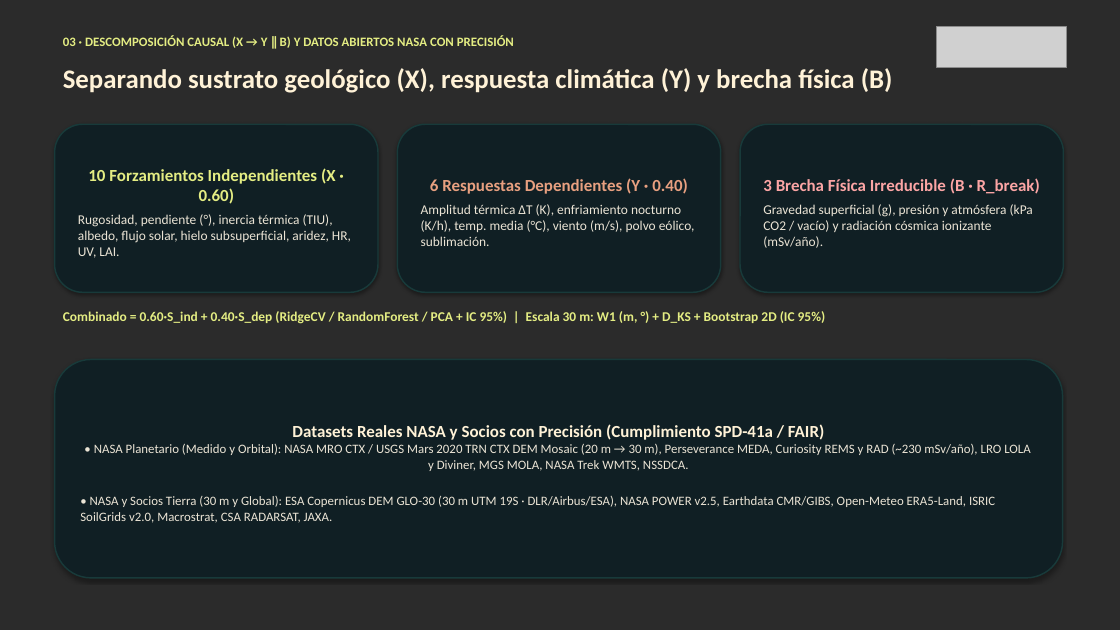
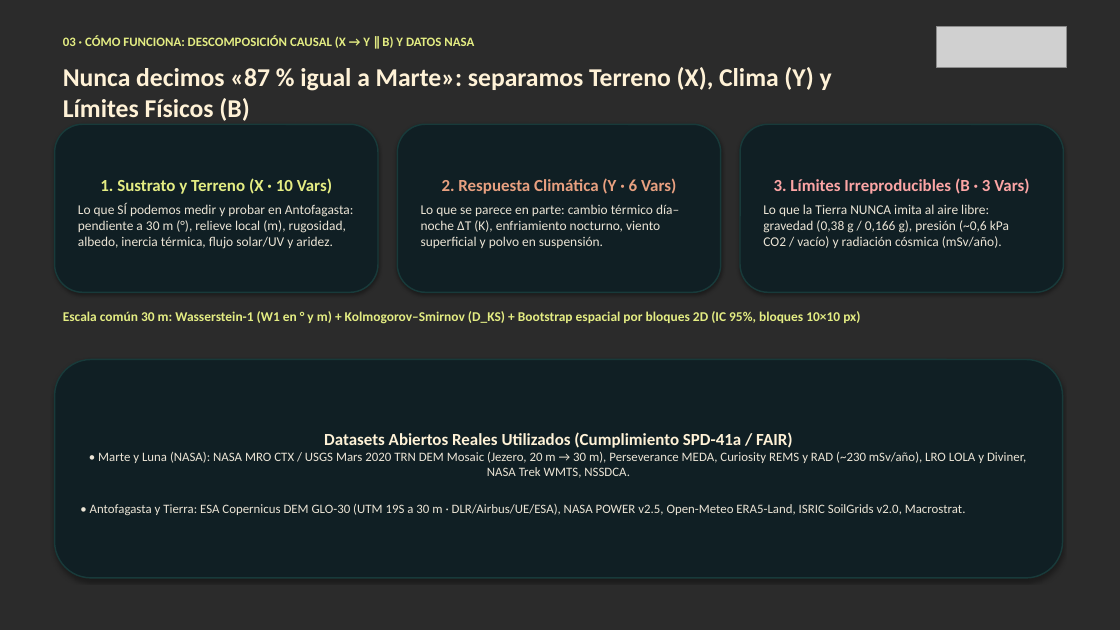
Before and after one commit to AnGeMoNs/Ckepi, a slide deck: slide 4 of docs/nehe/ckepi-pitch-es.pptx. Drawn at 1120x630 pixels with LibreOffice and Linux fonts; fonts in the diff are those of the drawing; grey boxes stand for pictures; background and template pictures are left out; a plain dark background stands for a picture behind light text. Boxes give left, top, right and bottom in pixels: in the first picture for what was removed or moved away, otherwise in the second. Text is boxed around its words. In the diff, an @@ line names an element or a change of style, - is before the commit and + after.

Commit message:
docs(nehe): enfocar pitch y PPTX/PDF (EN/ES) tras feedback de mentores en las 4 zonas de Antofagasta y modos Explorar/Ciencia

```diff
--- a/docs/nehe/ckepi-pitch-es.pptx
+++ b/docs/nehe/ckepi-pitch-es.pptx
@@ text at [63, 35, 474, 48]: text changed @@
-03 · DESCOMPOSICIÓN CAUSAL (X → Y ∥ B) Y DATOS ABIERTOS NASA CON PRECISIÓN
+03 · CÓMO FUNCIONA: DESCOMPOSICIÓN CAUSAL (X → Y ∥ B) Y DATOS NASA
@@ text at [63, 67, 832, 121]: text changed; size 23 to 22 pt @@
-Separando sustrato geológico (X), respuesta climática (Y) y brecha física (B)
+Nunca decimos «87 % igual a Marte»: separamos Terreno (X), Clima (Y) y Límites Físicos (B)
@@ text in rounded rectangle at [78, 178, 353, 249]: text changed @@
-10 Forzamientos Independientes (X · 0.60)
-Rugosidad, pendiente (°), inercia térmica (TIU), albedo, flujo solar, hielo subsuperficial, aridez, HR, UV, LAI.
+1. Sustrato y Terreno (X · 10 Vars)
+Lo que SÍ podemos medir y probar en Antofagasta: pendiente a 30 m (°), relieve local (m), rugosidad, albedo, inercia térmica, flujo solar/UV y aridez.
@@ text in rounded rectangle at [421, 178, 679, 248]: text changed @@
-6 Respuestas Dependientes (Y · 0.40)
-Amplitud térmica ΔT (K), enfriamiento nocturno (K/h), temp. media (°C), viento (m/s), polvo eólico, sublimación.
+2. Respuesta Climática (Y · 6 Vars)
+Lo que se parece en parte: cambio térmico día–noche ΔT (K), enfriamiento nocturno, viento superficial y polvo en suspensión.
@@ text in rounded rectangle at [763, 178, 1029, 248]: text changed @@
-3 Brecha Física Irreducible (B · R_break)
-Gravedad superficial (g), presión y atmósfera (kPa CO2 / vacío) y radiación cósmica ionizante (mSv/año).
+3. Límites Irreproducibles (B · 3 Vars)
+Lo que la Tierra NUNCA imita al aire libre: gravedad (0,38 g / 0,166 g), presión (~0,6 kPa CO2 / vacío) y radiación cósmica (mSv/año).
@@ text at [63, 311, 860, 324]: text changed @@
-Combinado = 0.60·S_ind + 0.40·S_dep (RidgeCV / RandomForest / PCA + IC 95%) | Escala 30 m: W1 (m, °) + D_KS + Bootstrap 2D (IC 95%)
+Escala común 30 m: Wasserstein-1 (W1 en ° y m) + Kolmogorov–Smirnov (D_KS) + Bootstrap espacial por bloques 2D (IC 95%, bloques 10×10 px)
@@ text in rounded rectangle at [90, 432, 1026, 515]: text changed @@
-Datasets Reales NASA y Socios con Precisión (Cumplimiento SPD-41a / FAIR)
-• NASA Planetario (Medido y Orbital): NASA MRO CTX / USGS Mars 2020 TRN CTX DEM Mosaic (20 m → 30 m), Perseverance MEDA, Curiosity REMS y RAD (~230 mSv/año), LRO LOLA y Diviner, MGS MOLA, NASA Trek WMTS, NSSDCA.
-• NASA y Socios Tierra (30 m y Global): ESA Copernicus DEM GLO-30 (30 m UTM 19S · DLR/Airbus/ESA), NASA POWER v2.5, Earthdata CMR/GIBS, Open-Meteo ERA5-Land, ISRIC SoilGrids v2.0, Macrostrat, CSA RADARSAT, JAXA.
+Datasets Abiertos Reales Utilizados (Cumplimiento SPD-41a / FAIR)
+• Marte y Luna (NASA): NASA MRO CTX / USGS Mars 2020 TRN DEM Mosaic (Jezero, 20 m → 30 m), Perseverance MEDA, Curiosity REMS y RAD (~230 mSv/año), LRO LOLA y Diviner, NASA Trek WMTS, NSSDCA.
+• Antofagasta y Tierra: ESA Copernicus DEM GLO-30 (UTM 19S a 30 m · DLR/Airbus/UE/ESA), NASA POWER v2.5, Open-Meteo ERA5-Land, ISRIC SoilGrids v2.0, Macrostrat.
```
Also in this commit, not shown: 6 other slides changed, 9 other files.
